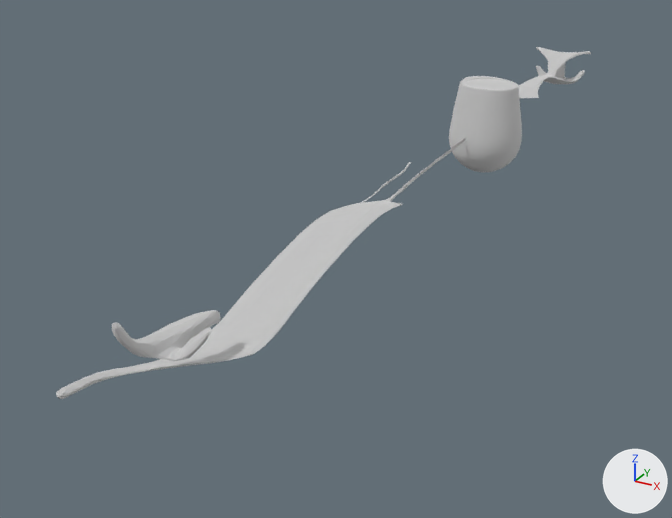
The glTF model object_drone_done.glb, before and after one commit.
Camera for both pictures: a 50 mm lens placed at (2.93, -9.38, 3.63), pointed at (-1.33, -1.63, -0.24). The lights are fixed; the arrows at lower right show +X, +Y and +Z. The older version comes first. Where no turn or scale is listed for an object, it has been applied to the vertices.

Names of what the first picture shows: 'helice_droite', 'helice_gauche', 'moteur_central'.
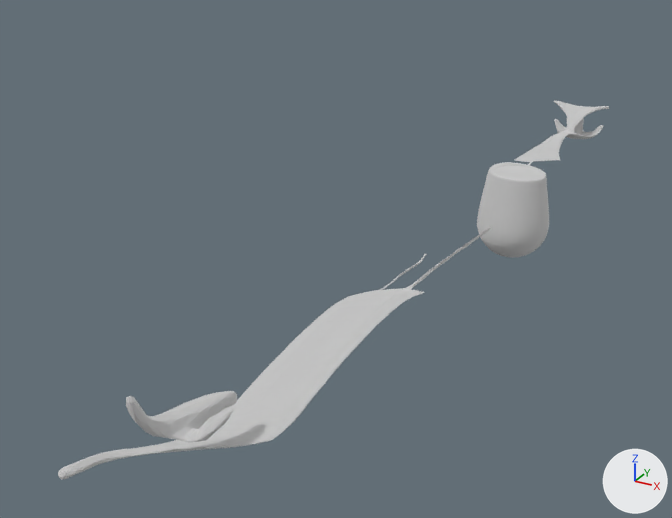
Where the change shows, as pixel boxes (x1, y1, x2, y2) in the pictures (672 x 518 px):
'helice_droite', moved, turned
    before: (56, 138, 466, 399)
    after: (58, 227, 491, 479)
'moteur_central', moved
    before: (449, 76, 522, 172)
    after: (477, 162, 549, 257)
'helice_gauche', moved
    before: (518, 47, 591, 99)
    after: (514, 101, 609, 165)

The change, as a list of edits to the scene's bpy script:
```text
Change ob_moteur_central:
    ob_moteur_central.location: (-0.923, -0.932, 1.065) -> (-0.527, -0.973, 0.178)
Change ob_helice_droite:
    ob_helice_droite.location: (-0.35, -2.98, -0.352) -> (-0.295, -3.417, 0.0448)
    ob_helice_droite.rotation_euler: (0.0, 0.0, 0.0) -> (-0.123, -0.0109, 0.00103)  # degrees (0, 0, 0) -> degrees (-7, -0.6, 0.1)
Change ob_helice_gauche:
    ob_helice_gauche.location: (-0.84, 2.53, 0.69) -> (-0.46, 2.46, -0.07)
```
